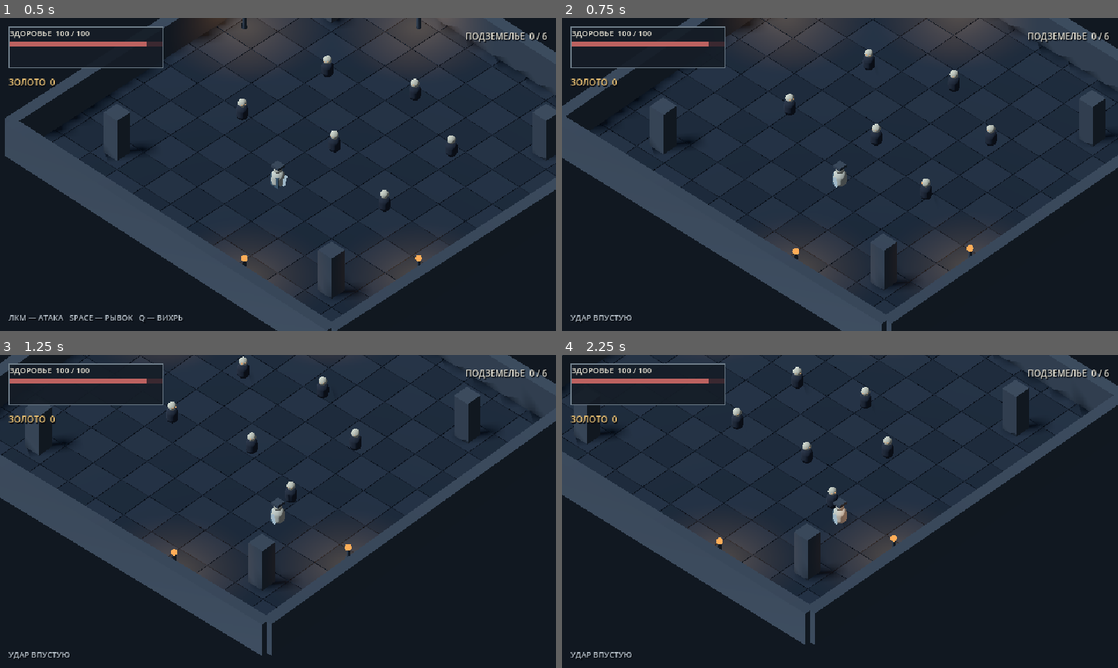
Above: before the commit, frames 1-4 (two rows, left to right).
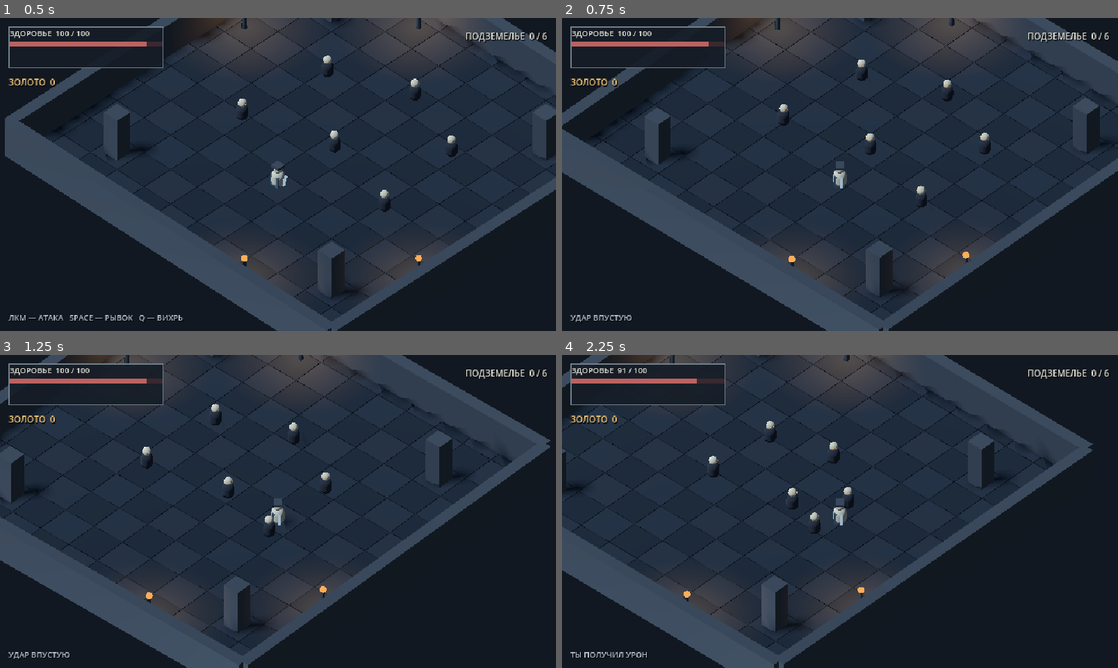
Above: after the commit, the same moments.

Repository: Blyaprint/new-1-bit-kuznya
Game: Godot game, scene res://scenes/action_rpg.tscn
Two runs of this game, one before a commit and one after it. Both use one fixed random seed, a clock stepped at 60 frames per second and the inputs below.
Inputs (mouse positions are in pixels of both pictures, inside the frame that each line leads up to):
- Up to frame 1 (0.5 s): no input
- Up to frame 2 (0.75 s): tap Enter at 0.5 s; move the mouse to (962, 158) at 0.52 s; hold D (move_right) from 0.53 s (still down); tap R at 0.6 s; click (962, 158) at 0.67 s
- Up to frame 3 (1.25 s): keep holding D (move_right); tap Space at 0.77 s
- Up to frame 4 (2.25 s): release D (move_right) at 1.25 s; drag from (728, 527) to (812, 574) at 1.27 s; move the mouse to (895, 442) at 2.02 s; hold D (move_right) from 2.03 s (still down); tap R at 2.1 s

Frame 1 is identical in both runs. In frame 2, 9.6% of the frame differs, in the area x 0-100%, y 0-100%; in frame 3, 29%; in frame 4, 31%.

Commit message:
Align player movement to fixed isometric camera

Diff:
--- a/scripts/action_rpg.gd
+++ b/scripts/action_rpg.gd
@@ -378,7 +378,11 @@
 	if paused or game_over or player == null:
 		return
 	var input_vector := Input.get_vector("move_left", "move_right", "move_forward", "move_back")
-	var move_dir := Vector3(input_vector.x, 0.0, input_vector.y)
+	var camera_right := camera.global_transform.basis.x
+	var camera_forward := -camera.global_transform.basis.z
+	camera_right.y = 0.0
+	camera_forward.y = 0.0
+	var move_dir := (camera_right.normalized() * input_vector.x) + (camera_forward.normalized() * -input_vector.y)
 	if move_dir.length() > 0.05:
 		move_dir = move_dir.normalized()
 		player.look_at(player.global_position + move_dir, Vector3.UP)
